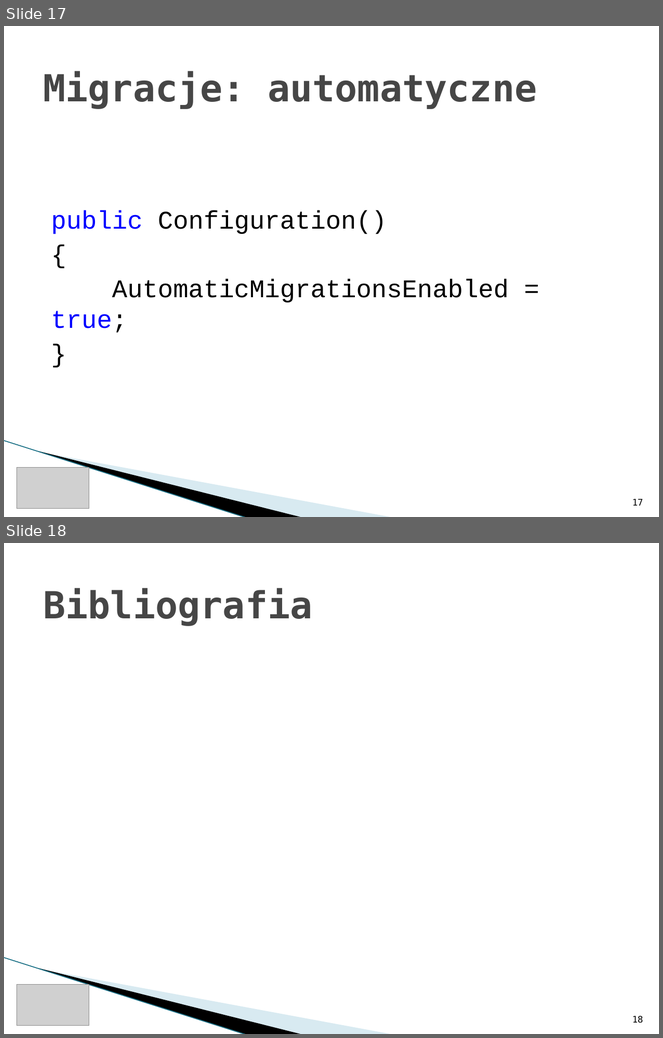
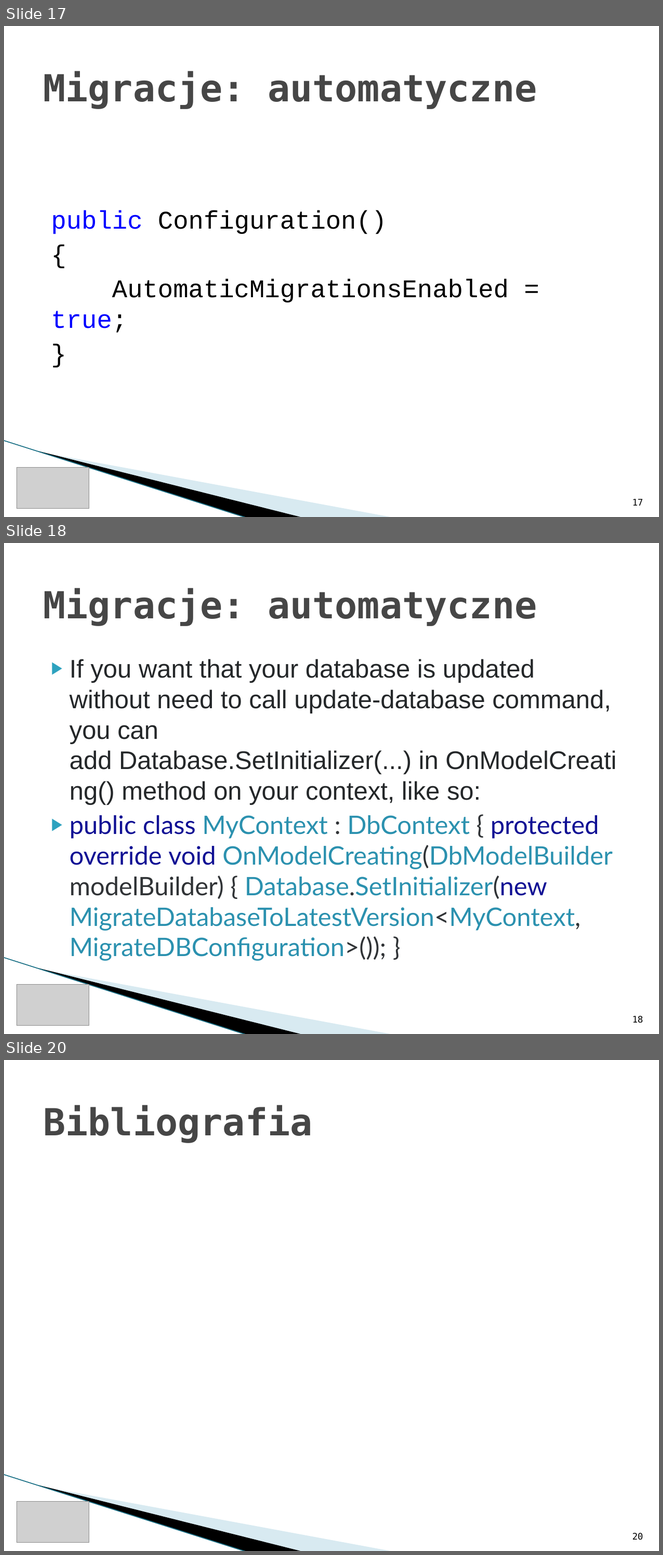
Before and after one commit to rwoszczyk/Training, a slide deck: ItKrd_EF.pptx. Shown one above the other, each under a label of ours: slides 17 and 18 before the commit, slides 17, 18 and 20 after it; the slides between them are not shown. The pictures are 663x1038 and 663x1555 pixels, drawn with LibreOffice and Linux fonts; fonts in the diff are those of the drawing; grey boxes stand for pictures; background and template pictures are left out. Boxes give left, top, right and bottom in pixels: in the first picture for what was removed or moved away, otherwise in the second. Text is boxed around its words. In the diff, an @@ line names an element or a change of style, - is before the commit and + after.

```diff
--- a/ItKrd_EF.pptx
+++ b/ItKrd_EF.pptx
@@ slide 18 added at bbox=[4, 543, 659, 1034], background #FFFFFF; not listed: 3 template elements that a slide beside it also shows @@
@@ title added at bbox=[43, 588, 537, 626], 41 pt, text #464646, bold @@
+Migracje: automatyczne
@@ text added at bbox=[70, 659, 613, 961], 28 pt, text #242729 @@
+▶ If you want that your database is updated without need to call update-database command, you can add Database.SetInitializer(...) in OnModelCreating() method on your context, like so:
+▶ public class MyContext : DbContext { protected override void OnModelCreating(DbModelBuilder modelBuilder) { Database.SetInitializer(new MigrateDatabaseToLatestVersion<MyContext, MigrateDBConfiguration>()); }
@@ picture added at bbox=[17, 984, 89, 1026] @@
@@ page number added at bbox=[633, 1016, 644, 1023], 10 pt, text #000000 @@
+18
@@ what was slide 18 is now slide 20 @@
@@ page number at bbox=[633, 1533, 644, 1540]: text changed @@
-18
+20
```
Also in this commit, not shown: 1 slide changed, 1 other slide added, 3 other files.
